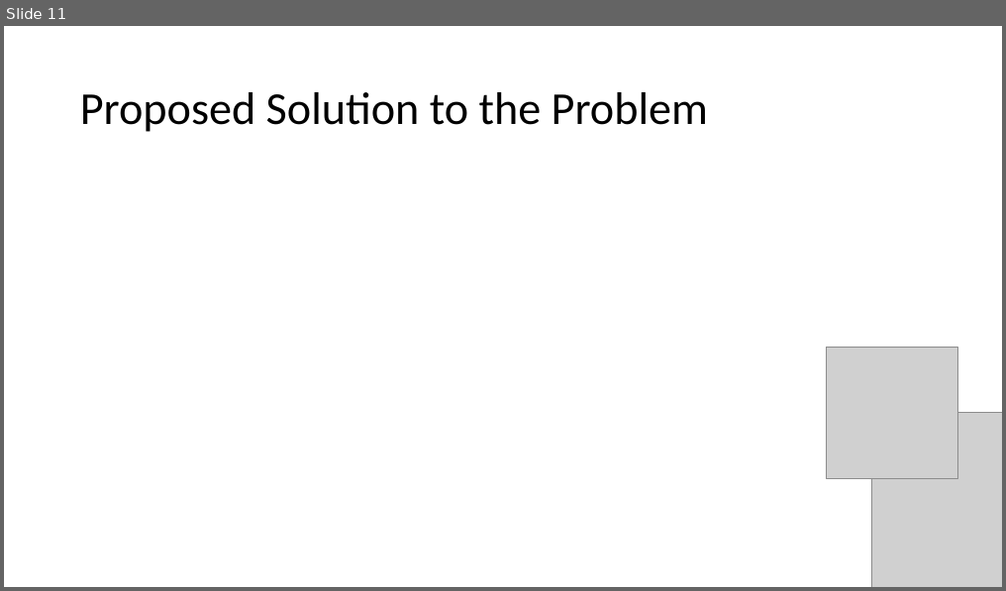
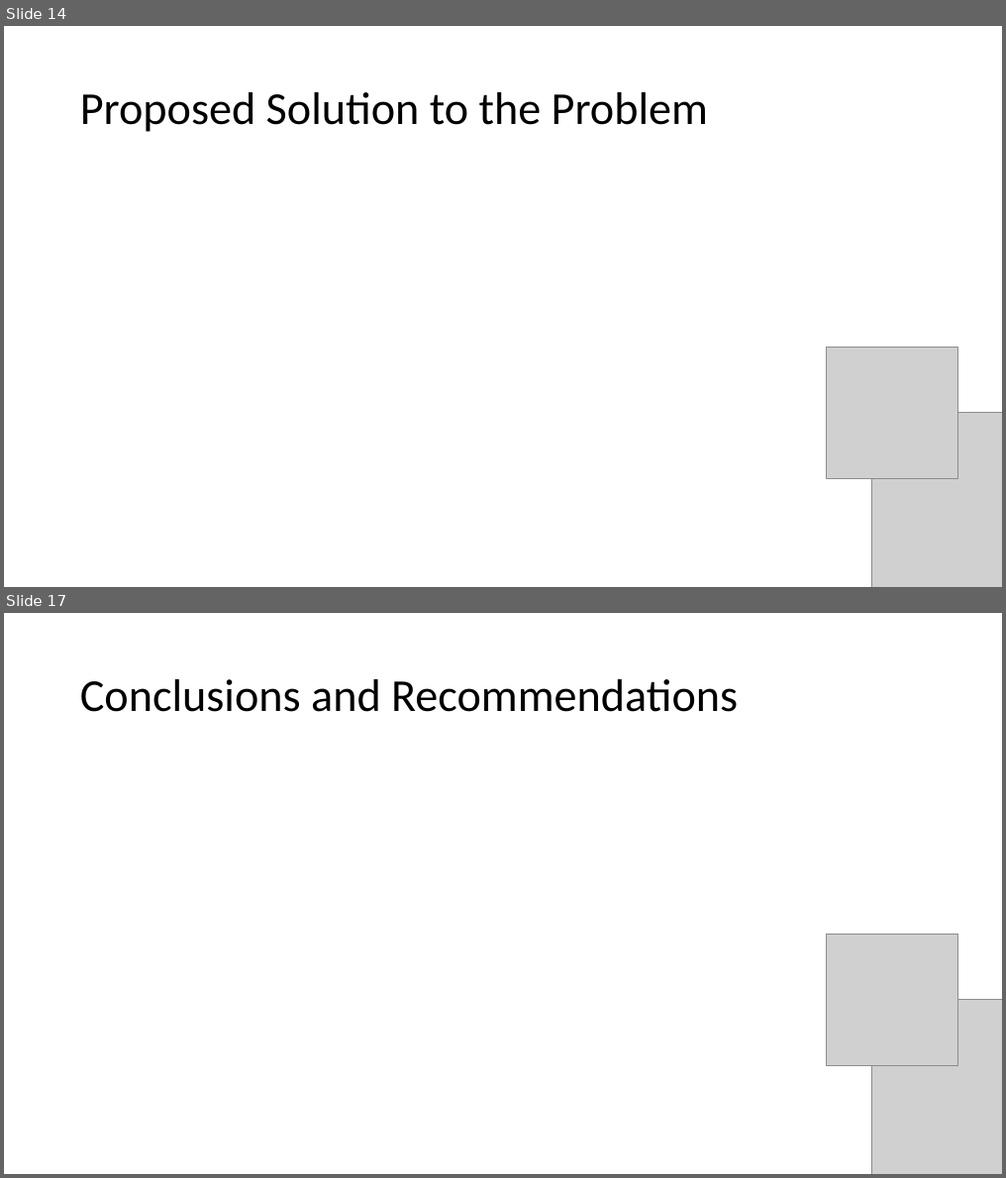
Before and after one commit to seans888/Project---Automate-Election, a slide deck: Documentation/Research Paper/CSPROJ Presentation.pptx. Shown one above the other, each under a label of ours: slide 11 before the commit, slides 14 and 17 after it; the slides between them are not shown. The pictures are 1006x591 and 1006x1178 pixels, drawn with LibreOffice and Linux fonts; fonts in the diff are those of the drawing; grey boxes stand for pictures. Boxes give left, top, right and bottom in pixels: in the first picture for what was removed or moved away, otherwise in the second. Text is boxed around its words. In the diff, an @@ line names an element or a change of style, - is before the commit and + after.

```diff
--- a/Documentation/Research Paper/CSPROJ Presentation.pptx
+++ b/Documentation/Research Paper/CSPROJ Presentation.pptx
@@ slide 17 added at box(4, 613, 1002, 1174), background #FFFFFF @@
@@ title added at box(80, 679, 738, 712), 44 pt, text #000000 @@
+Conclusions and Recommendations
@@ picture added at box(827, 934, 958, 1065) @@
@@ picture added at box(871, 1000, 1002, 1174) @@
@@ what was slide 11 is now slide 14 @@
```
Also in this commit, not shown: 1 slide changed, 5 other slides added, 2 other files.
